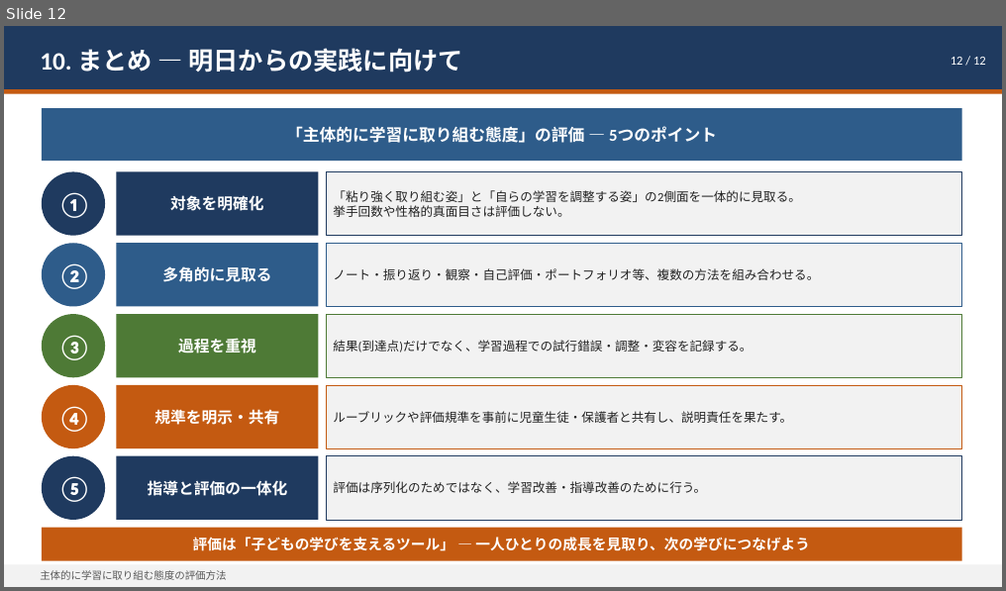
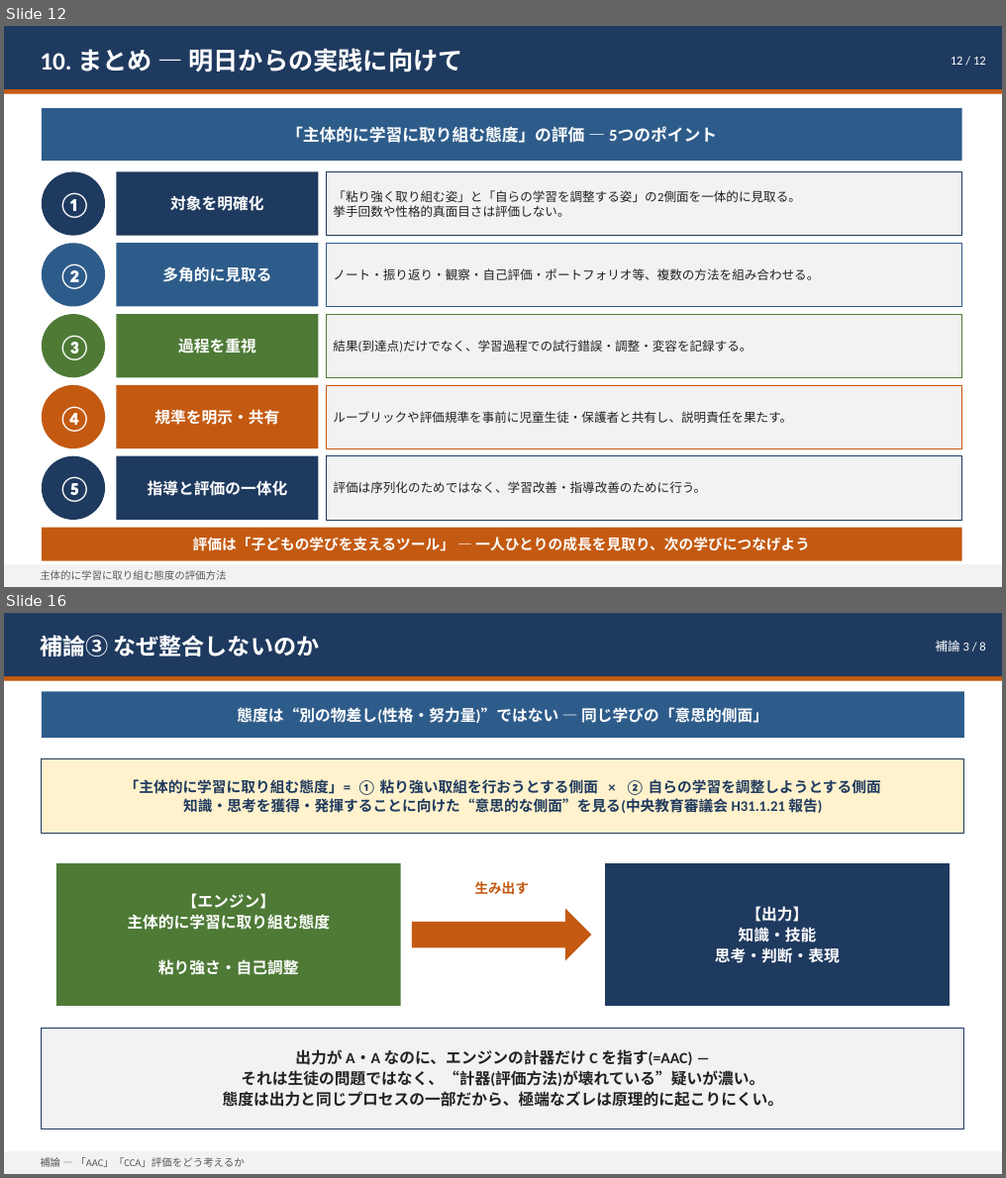
Before and after one commit to contynet730-star/con30, a slide deck: 主体的に学習に取り組む態度の評価方法.pptx. Shown one above the other, each under a label of ours: slide 12 before the commit, slides 12 and 16 after it; the slides between them are not shown. The pictures are 1006x591 and 1006x1178 pixels, drawn with LibreOffice and Linux fonts; fonts in the diff are those of the drawing. Boxes give left, top, right and bottom in pixels: in the first picture for what was removed or moved away, otherwise in the second. Text is boxed around its words. In the diff, an @@ line names an element or a change of style, - is before the commit and + after.

```diff
--- a/主体的に学習に取り組む態度の評価方法.pptx
+++ b/主体的に学習に取り組む態度の評価方法.pptx
@@ slide 16 added at [4, 613, 1002, 1174], background #FFFFFF @@
@@ rectangle added at [4, 613, 1002, 676], fill #1F3A5F @@
@@ text added at [40, 635, 320, 657], 22 pt, text #FFFFFF, bold @@
+補論③ なぜ整合しないのか
@@ text added at [936, 640, 985, 652], 12 pt, text #FFFFFF @@
+補論 3 / 8
@@ rectangle added at [4, 676, 1002, 681], fill #C45A11 @@
@@ rectangle added at [42, 691, 964, 738], fill #2E5C8A, 15 pt, text #FFFFFF, bold @@
+態度は“別の物差し(性格・努力量)”ではない ― 同じ学びの「意思的側面」
@@ rectangle added at [42, 759, 964, 834], fill #FFF2CC, outline #1F3A5F 1 pt, 14 pt, text #1F3A5F, bold @@
+「主体的に学習に取り組む態度」= ① 粘り強い取組を行おうとする側面 × ② 自らの学習を調整しようとする側面
+知識・思考を獲得・発揮することに向けた“意思的な側面”を見る(中央教育審議会 H31.1.21 報告)
@@ rectangle added at [56, 863, 401, 1006], fill #4E7A36, 15 pt, text #FFFFFF, bold @@
+【エンジン】
+主体的に学習に取り組む態度
+粘り強さ・自己調整
@@ rectangle added at [605, 863, 949, 1006], fill #1F3A5F, 15 pt, text #FFFFFF, bold @@
+【出力】
+知識・技能
+思考・判断・表現
@@ right arrow added at [412, 909, 592, 961], fill #C45A11 @@
@@ text added at [475, 881, 529, 895], 13 pt, text #C45A11, bold @@
+生み出す
@@ rectangle added at [42, 1029, 964, 1130], fill #F2F2F2, outline #1F3A5F 1 pt, 15 pt, text #222222, bold @@
+出力が A・A なのに、エンジンの計器だけ C を指す(=AAC) ―
+それは生徒の問題ではなく、“計器(評価方法)が壊れている”疑いが濃い。
+態度は出力と同じプロセスの一部だから、極端なズレは原理的に起こりにくい。
@@ rectangle added at [4, 1152, 1002, 1174], fill #F2F2F2 @@
@@ text added at [40, 1157, 245, 1167], 10 pt, text #595959 @@
+補論 ― 「AAC」「CCA」評価をどう考えるか
```
Also in this commit, not shown: 8 other slides added.
